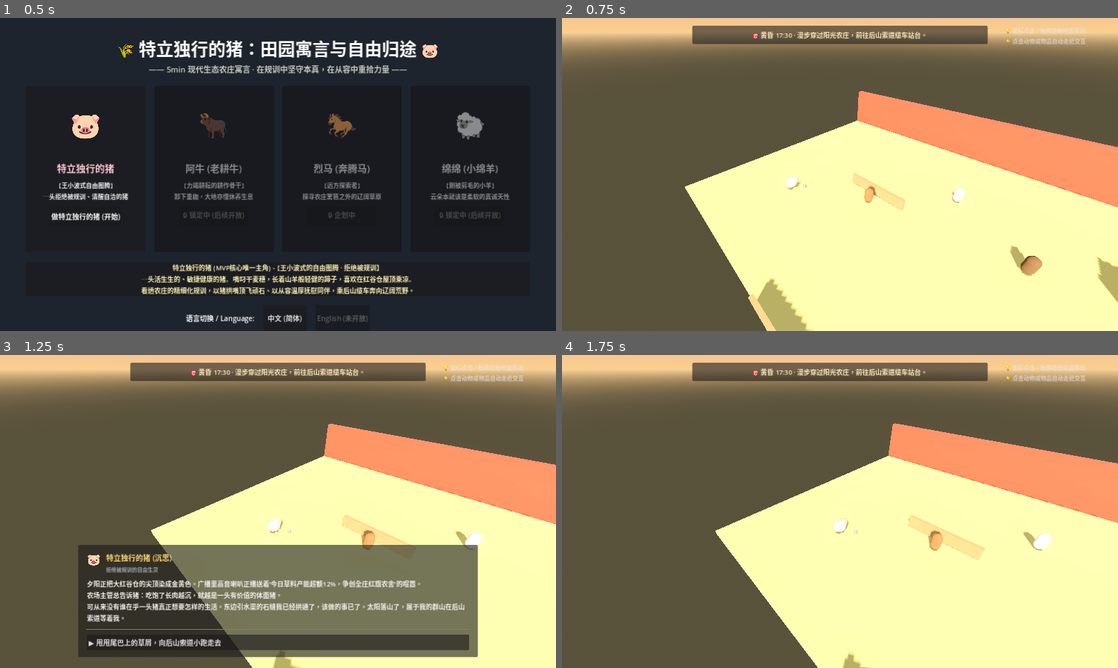
Above: before the commit, frames 1-4 (two rows, left to right).
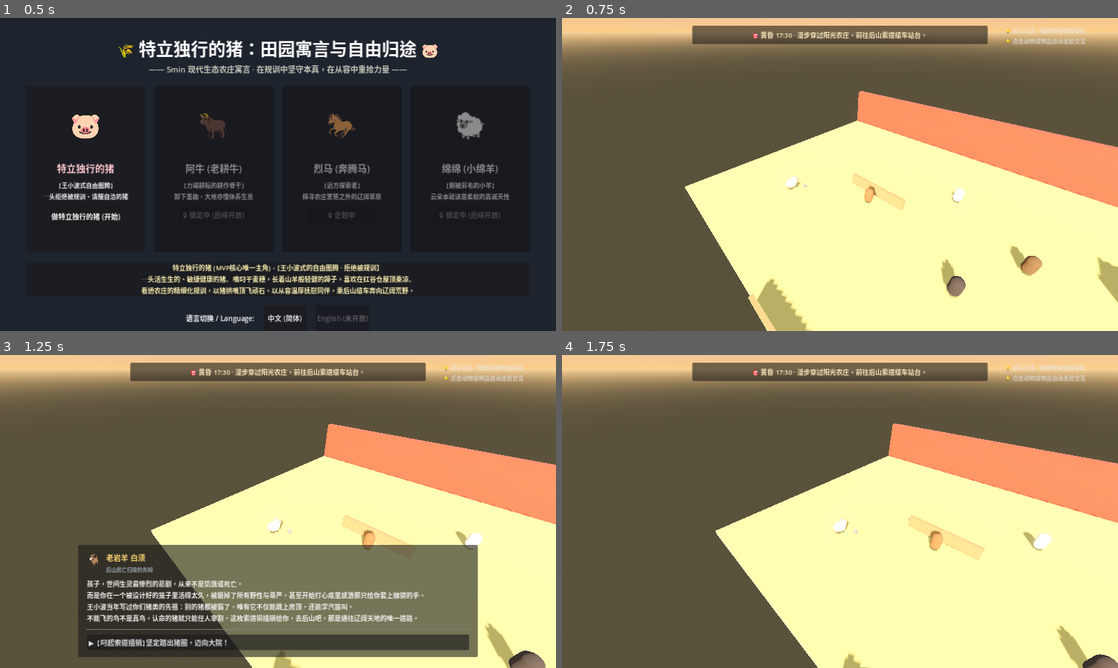
Above: after the commit, the same moments.

Repository: chenzhaoxuan0/piggame
Game: Godot game, scene res://scenes/ui/character_selection.tscn
The game is run twice, just before and just after one commit, with the same random seed, the same clock (stepped at 60 frames per second) and the same inputs.
Inputs:
- Up to frame 1 (0.5 s): no input
- Up to frame 2 (0.75 s): click "做特立独行的猪 (开始)" at 0.5 s
- Up to frame 3 (1.25 s): no input
- Up to frame 4 (1.75 s): click "▶ 甩甩尾巴上的草屑，向后山索道小跑走去" (after the commit: "▶ 【叼起索道插销】坚定踏出猪圈，迈向大院！") at 1.25 s

Frame 1 is identical in both runs. In frame 2, 0.3% of the frame differs, in the area x 68-73%, y 76-90%; in frame 3, 5.1%, in the area x 15-99%, y 63-100%; in frame 4, 0.5%.

Commit message:
feat: expand complete story with 12-stage Hero's Journey epic fable

Diff:
--- a/scenes/levels/office_level_1.tscn
+++ b/scenes/levels/office_level_1.tscn
@@ -82,6 +82,9 @@
 [sub_resource type="StandardMaterial3D" id="Mat_SheepNPC"]
 albedo_color = Color(0.95, 0.95, 0.96, 1)
 
+[sub_resource type="StandardMaterial3D" id="Mat_HorseNPC"]
+albedo_color = Color(0.2, 0.2, 0.22, 1)
+
 [sub_resource type="StandardMaterial3D" id="Mat_DogNPC"]
 albedo_color = Color(0.35, 0.28, 0.22, 1)
 
@@ -184,6 +187,16 @@
 mesh = SubResource("CapsuleMesh_npc")
 
 [node name="CollisionShape3D" type="CollisionShape3D" parent="FarmEnvironment/NPC_Mianmian"]
+shape = SubResource("CapsuleShape3D_npc")
+
+[node name="NPC_Zhuifeng" type="StaticBody3D" parent="FarmEnvironment" groups=["interactable", "npc", "npc_zhuifeng"]]
+transform = Transform3D(1, 0, 0, 0, 1, 0, 0, 0, 1, 5, 0.8, 5)
+
+[node name="MeshInstance3D" type="MeshInstance3D" parent="FarmEnvironment/NPC_Zhuifeng"]
+material_override = SubResource("Mat_HorseNPC")
+mesh = SubResource("CapsuleMesh_npc")
+
+[node name="CollisionShape3D" type="CollisionShape3D" parent="FarmEnvironment/NPC_Zhuifeng"]
 shape = SubResource("CapsuleShape3D_npc")
 
 [node name="NPC_Laozhang" type="StaticBody3D" parent="FarmEnvironment" groups=["interactable", "npc", "npc_laozhang"]]
--- a/scripts/core/dialogue_manager.gd
+++ b/scripts/core/dialogue_manager.gd
@@ -1,26 +1,26 @@
 extends Node
 
-# Dialogue Manager (现代农庄动物寓言 · 特立独行的猪)
-# 核心主旨：纯粹的猪本体，王小波式独立自洽，以大智慧化解同伴内耗，奔向自由原野
+# Dialogue Manager (英雄之旅史诗级现代农庄动物寓言系统)
+# 完整十二阶段叙事树：启程 ➔ 试炼 ➔ 顿悟 ➔ 归途
 
 signal dialogue_started(node_data: Dictionary)
 signal dialogue_advanced(step: int)
 signal dialogue_ended()
 
-# 寓言剧情树
+# 史诗寓言剧情树
 var dialogue_tree = {
-	# --- 序幕：红谷仓黄昏沉思 ---
-	"intro_reflection": {
-		"speaker": "特立独行的猪 (沉思)",
-		"avatar": "🐷",
-		"title": "拒绝被规训的自由生灵",
-		"content": "夕阳正把大红谷仓的尖顶染成金黄色。广播里高音喇叭正播送着‘今日草料产能超额12%，争创全庄红旗农舍’的喧嚣。\n农场主管总告诉猪：吃饱了长肉越沉，就越是一头有价值的体面猪。\n可从来没有谁在乎一头猪真正想要怎样的生活。东边引水渠的石缝我已经拱通了，该做的事已了。太阳落山了，属于我的群山在后山索道等着我。",
+	# --- 序幕：老岩羊导师的启迪 (阶段4：遇见导师) ---
+	"mentor_reflection": {
+		"speaker": "老岩羊 白须",
+		"avatar": "🐐",
+		"title": "后山逃亡归隐的先知",
+		"content": "孩子，世间生灵最惨烈的悲剧，从来不是饥饿或死亡。\n而是你在一个被设计好的笼子里活得太久，被磨掉了所有野性与尊严，甚至开始打心底里感激那只给你套上枷锁的手。\n王小波当年写过你们猪类的先祖：别的猪都被骟了，唯有它不仅能跳上房顶，还能学汽笛叫。\n不能飞的鸟不是真鸟，认命的猪就只能任人宰割。这枚索道铜插销给你，去后山吧，那是通往辽阔天地的唯一道路。",
 		"options": [
-			{"text": "甩甩尾巴上的草屑，向后山索道小跑走去", "next": ""}
+			{"text": "【叼起索道插销】坚定踏出猪圈，迈向大院！", "next": ""}
 		]
 	},
 
-	# --- 节点1：老黄牛 阿牛 (耕作深渊与自责) ---
+	# --- 试炼1：老耕牛 阿牛 (耕作深渊与自责) ---
 	"aniu_interaction": {
 		"speaker": "阿牛 (蹄子打滑的老黄牛)",
 		"avatar": "🐂",
@@ -28,11 +28,11 @@
 		"content": "（呼哧吐着白沫，两眼血红死磕硬泥）还差两分地……必须翻完！隔壁马圈今天跑了五趟长途，我翻不够三亩地，评优垫底被扣了精饲料，我怎么活啊……",
 		"options": [
 			{
-				"text": "【用猪鼻硬拱】“阿牛，你脚下的铁犁被顽石卡死两个时辰了。”",
+				"text": "【猪鼻猛力硬顶】“阿牛，你脚下的铁犁被顽石卡死两个时辰了！”",
 				"next": "aniu_solved"
 			},
 			{
-				"text": "【温厚按肩】“歇歇吧。连黑土地都懂得休养生息，你何必把自己熬成铁？”",
+				"text": "【温厚按肩劝慰】“连黑土地都懂得休养生息，你何必把自己熬成铁？”",
 				"next": "aniu_comfort"
 			}
 		]
@@ -41,7 +41,7 @@
 		"speaker": "阿牛 (呆立原地)",
 		"avatar": "🐂",
 		"title": "力竭耕耘的老耕牛",
-		"content": "……卡在犁齿里的石头被你一鼻子拱飞了？！难怪我拉得吐血都挪不动半步……阿猪，我居然一直没低头看过自己的脚下……",
+		"content": "……卡在犁齿里的巨石被你一鼻子顶飞了？！难怪我拉得吐血都挪不动半步……阿猪，我居然一直没低头看过自己的脚下……",
 		"options": [
 			{"text": "【从容哼鸣】“你不是在跟土地较劲，是在跟自己心里的恐惧死磕。”", "next": "aniu_finish"}
 		]
@@ -50,22 +50,22 @@
 		"speaker": "特立独行的猪",
 		"avatar": "🐷",
 		"title": "特立独行的猪",
-		"content": "阿牛，这副犁是庄园为了收成套在你脖子上的，但筋骨和性命是你自己的。\n草料吃多吃少饿不死健壮的牛，但把自己熬垮了，换来的只有更沉的枷锁。\n卸了吧，洗洗蹄子，今晚天边的晚霞红得像火，去小溪边喝两口泉水，看看天。",
+		"content": "阿牛，这副犁是庄园为了收成套在你脖子上的，但筋骨和性命是你自己的。\n草料吃多吃少饿不死健壮的牛，但把自己熬垮了，换来的只有更沉的枷锁。\n卸了吧，洗洗蹄子，去小溪边喝两口泉水，看看天！",
 		"options": [
-			{"text": "用下巴轻轻挑开阿牛脖子上的硬木套锁", "next": "aniu_finish"}
+			{"text": "用下巴挑开硬木套锁，解放老黄牛", "next": "aniu_finish"}
 		]
 	},
 	"aniu_finish": {
 		"speaker": "阿牛 (长舒白汽)",
 		"avatar": "🐂",
 		"title": "重获自洽的老耕牛",
-		"content": "（沉重的牛头缓缓垂在泥地里，眼神重现清亮）阿猪……你说得对，我害怕被淘汰，结果差点把自己活活累死在泥垄里。我现在就去溪边喝水！后山见！",
+		"content": "（牛头缓缓垂在泥地里，眼神重现清亮）阿猪……你说得对，我害怕被淘汰，结果差点把自己活活累死在泥垄里。有任何危险叫我，我的牛角为你开路！",
 		"options": [
-			{"text": "晃了晃嘴里的麦穗，向前方漫步前行", "next": ""}
+			{"text": "晃了晃麦穗，向羊圈漫步前行", "next": ""}
 		]
 	},
 
-	# --- 节点2：小绵羊 绵绵 (被评次品的少女) ---
+	# --- 试炼2：小绵羊 绵绵 (被评次品的少女) ---
 	"mianmian_interaction": {
 		"speaker": "绵绵 (躲在草垛后的小绵羊)",
 		"avatar": "🐑",
@@ -82,61 +82,99 @@
 		"speaker": "特立独行的猪",
 		"avatar": "🐷",
 		"title": "特立独行的猪",
-		"content": "小绵羊，你知道为什么他们嫌你的毛太细软吗？\n因为流水线只要千篇一律的粗毛毡，他们不懂得，天上的云朵本来就是柔软的。\n你的毛柔软，是因为你天性细腻温存，对每一缕拂过原野的春风都怀着善意。那绝不是缺陷，那是造物主留给你的最特立独行的印记。\n别拿纺织厂的标尺来称量自己的灵魂。快把胡萝卜吃了，天凉了早点缩进草垛，你的春天比这间棚舍辽阔得多。",
+		"content": "小绵羊，你知道为什么他们嫌你的毛太细软吗？\n因为流水线只要千篇一律的粗毛毡，他们不懂得，天上的云朵本来就是柔软的。\n你的毛柔软，是因为你天性细腻温存，对每一缕拂过原野的春风都怀着善意。那绝不是缺陷，那是造物主留给你最特立独行的印记！\n别拿纺织厂的标尺来称量自己的灵魂。快把胡萝卜吃了，你的春天比这间棚舍辽阔得多。",
 		"options": [
-			{"text": "大耳朵在晚风中轻轻扑棱，给小羊坚定的肯定", "next": "mianmian_finish"}
+			{"text": "大耳朵轻轻扑棱，给小羊坚定的肯定", "next": "mianmian_finish"}
 		]
 	},
 	"mianmian_finish": {
 		"speaker": "绵绵 (破涕为笑)",
 		"avatar": "🐑",
 		"title": "重拾自信的年轻人",
-		"content": "阿猪哥……咬了一口胡萝卜，真的好甜！原来柔软不是缺陷啊……谢谢你，我再也不躲在草垛后偷偷抹眼泪了！",
+		"content": "阿猪哥……咬了一口胡萝卜，真的好甜！原来柔软不是缺陷啊……谢谢你，若巡逻犬来抓你，我们整群羊用身躯替你阻挡！",
 		"options": [
-			{"text": "用鼻子蹭了蹭草垛，走向大院主道", "next": ""}
+			{"text": "用鼻子蹭蹭草垛，走向跑道方向", "next": ""}
 		]
 	},
 
-	# --- 节点3：管家犬 老张 (虚浮荣誉与编制绑架) ---
-	"laozhang_interaction": {
-		"speaker": "管家犬 老张 (晃动铜铃)",
-		"avatar": "🐕",
-		"title": "农庄大统领 / 督导主管",
-		"content": "阿猪！站住！这太阳还没全落山呢，你往后山晃悠什么？\n庄园主特批了：只要你肯签协议，留在前庭做‘五星级生态种猪展示标兵’，每天供应精磨高蛋白豆饼，下个月还颁发纯金铃铛项圈！这可是全庄几百头牲口打断腿都求不来的编制和体面啊！",
+	# --- 试炼3：烈马 追风 (赛道原地打转) ---
+	"zhuifeng_interaction": {
+		"speaker": "追风 (大汗淋漓的纯血烈马)",
+		"avatar": "🐎",
+		"title": "封闭赛道上的领跑明星",
+		"content": "（眼罩遮目，疯狂在圆形泥道狂奔）让开！别挡我的赛道！我的配速曲线是全庄第一，只要跑完这一万圈，庄园主就会给我颁发特级马厩铭牌！",
 		"options": [
 			{
-				"text": "【从容昂首·以事实对齐边界】平静阐明交付与追求",
-				"next": "laozhang_response"
+				"text": "【坚硬獠牙咬断眼罩皮扣】“追风，睁开眼睛看看四周！”",
+				"next": "zhuifeng_awaken"
 			}
 		]
 	},
-	"laozhang_response": {
-		"speaker": "特立独行的猪",
-		"avatar": "🐷",
-		"title": "特立独行的猪",
-		"content": "张管家，东边那三条引水渠的石缝，我今天晌午就已经全拱通了，开春浇地绝不会误工，我没占农庄半分便宜，也没欠庄园一口粮食。\n至于纯金铃铛和模范槽位……那些镶金的项圈，还是留给愿意在木槽前摇尾巴排队的人吧。\n槽里的豆饼再香，也是在栅栏里数着日子等上案板；野林子里的酸果子虽然有些涩嘴，但每一口嚼碎的都是山风的自由。\n你的铜铃摇得很响，但外面的山风更大。张管家，看门辛苦，天黑了，早些歇着吧。",
+	"zhuifeng_awaken": {
+		"speaker": "追风 (猛然勒马，震惊四顾)",
+		"avatar": "🐎",
+		"title": "看清真相的奔腾者",
+		"content": "这……这只是一个直径不到五十米的铁丝网泥圈？！天哪，我拼了命跑了三年、磨烂了十二副铁蹄，我居然一直在原地打转？！",
 		"options": [
-			{"text": "嘴里麦穗微晃，从容昂首哼哧一声", "next": "laozhang_finish"}
+			{
+				"text": "【从容长嘶】“速度再快，方向错了也是徒劳。去后山吧，那里的风才配得上你的长鬃！”",
+				"next": "zhuifeng_finish"
+			}
 		]
 	},
-	"laozhang_finish": {
-		"speaker": "老张 (铜铃停摆)",
-		"avatar": "🐕",
-		"title": "农庄大统领 / 督导主管",
-		"content": "（铜铃悬在半空，愣了许久，苦笑叹气）……你这头猪啊，打生下来谁也管不住你。引水渠图纸我收到了，说得对，笼子再大也是笼子。山路险，自己多保重。",
+	"zhuifeng_finish": {
+		"speaker": "追风 (仰天长鸣)",
+		"avatar": "🐎",
+		"title": "觉醒的千里马",
+		"content": "原地打转的荣耀，一文不值！阿猪，今天谁敢拦你，我的铁蹄就踏碎他们的铁笼！",
 		"options": [
-			{"text": "迈向后山索道缆车站台", "next": ""}
+			{"text": "点头致意，迈向中央钟楼核心", "next": ""}
 		]
 	},
 
-	# --- 节点4：后山索道木缆车 (终章演出) ---
-	"cablecar_final": {
-		"speaker": "特立独行的猪 (迎风伫立于吊厢前)",
+	# --- 考验与决战：钟楼顶层生死考验 (阶段8 & 9) ---
+	"ordeal_encounter": {
+		"speaker": "管家犬 老张 (手握电网手柄)",
+		"avatar": "🐕",
+		"title": "农庄大统领 / 督导主管",
+		"content": "阿猪！你被捕兽钢网困住了！看看你的四周！\n庄园主慈悲，给你最后一次机会：穿上这件‘五星示范’红马甲，戴上这枚纯金打造的模范种猪项圈，以后全庄豆饼任你享用！\n否则，天一亮，后厨的剔骨屠刀就在冷库等着你！是当尊贵的金铃猪，还是当案板上的肉，你自己选！",
+		"options": [
+			{
+				"text": "【昂首冷笑，坚决拒绝】“虚荣的项圈，留给在槽前摇尾巴的人吧！”",
+				"next": "ordeal_break_switch"
+			}
+		]
+	},
+	"ordeal_break_switch": {
+		"speaker": "特立独行的猪 (猛力一击)",
 		"avatar": "🐷",
-		"title": "自由的生灵",
-		"content": "咔嗒！坚韧的猪鼻用力一顶，木质缆车的启动插销被推开，吊厢在夕阳余晖中徐徐滑出站台。\n迎着山风极目远眺，漫山遍野的金黄麦浪在晚风中翻滚如海。阿牛在溪边悠闲甩尾，绵绵在草垛顶欢快跳跃挥舞，老张也关掉了刺眼的巡查大灯。\n世间只有一种真正的特立独行，那就是认清生活的规训后，依然选择从容而体面地活出自己。\n不随波逐流，亦不愤世嫉俗；守住内心的火，走属于自己的路。",
+		"title": "真理的觉醒者",
+		"content": "（借力一跃，用坚硬如铁的猪头狠狠撞向高压总电闸！）\n轰——！漫天电火花闪耀！全庄刺眼的探照灯、扩音喇叭、电网全线短路熄灭！\n狂风吹散阴霾，浩瀚壮阔的银河与璀璨繁星在黑暗中毫无保留地洒满大地！所有动物在黑暗中仰望星空，看到了真实的彼此！",
 		"options": [
-			{"text": "【乘缆车下行】滑向广阔群山与自由原野！", "next": "game_win"}
+			{"text": "趁乱钻出铁网，奔向后山索道崖口！", "next": "cablecar_climax"}
+		]
+	},
+
+	# --- 终章与复活：索道崖口度化老张 (阶段11 & 12) ---
+	"cablecar_climax": {
+		"speaker": "管家犬 老张 (绝望瘫坐)",
+		"avatar": "🐕",
+		"title": "失落的守门人",
+		"content": "（追到崖口，浑身发抖）阿猪……电闸断了，指标没了，没有庄园主的统筹，明天我们怎么活啊……",
+		"options": [
+			{
+				"text": "【递上自流引水图】“这片土地不需要锁链，黑土地自会生出春草。”",
+				"next": "cablecar_redemption"
+			}
+		]
+	},
+	"cablecar_redemption": {
+		"speaker": "特立独行的猪",
+		"avatar": "🐷",
+		"title": "生命的渡人者",
+		"content": "老张，引水渠我全拱通了，足够全庄喝上甘甜的泉水。你们害怕的不是失去农庄，而是害怕自己不被需要。\n天生万物，从来没有哪条规矩写着牛必须累死、羊必须自卑、狗必须咬人。\n铜铃摇得很响，但山风更大。别再替笼子守门了，你也该卸下铃铛，去草地上打个滚了！",
+		"options": [
+			{"text": "【老张泪流满面，亲手解下铜铃】跳上索道木吊厢，推下启动木销！", "next": "game_win"}
 		]
 	}
 }
--- a/scripts/levels/office_level_1.gd
+++ b/scripts/levels/office_level_1.gd
@@ -1,10 +1,10 @@
 extends Node3D
 
-# 第一关控制器：新星模范生态农庄 (Level 1: The Modern Farm Allegory)
-# 玩法特征：
-# 1. 类似《极乐迪斯科》与《红猪》的寓言深度对话与从容处事智慧
-# 2. 2.5D 点击移动 (Point & Click / Tap to Move)
-# 3. 类似《Untitled Goose Game》的田园环境物理碰撞互动 (碰翻牛奶桶、推歪木栅栏)
+# 关卡控制器：新星模范生态农庄 · 英雄之旅史诗全本
+# 核心机制：
+# 1. 探索大院，分别点化并唤醒三位盟友：阿牛 (牛)、绵绵 (羊)、追风 (马)
+# 2. 前往中央钟楼直面老张 (犬)，撞断总电闸引出漫天繁星
+# 3. 奔赴后山索道崖口，交付引水图度化老张，踏上辽阔自由原野
 
 @onready var player: PigController = $Pig
 @onready var camera = $IsometricCamera
@@ -22,23 +22,24 @@
 @onready var cablecar_cabin = $FarmEnvironment/CableCarArea/CableCarCabin
 @onready var click_indicator = $Pig/ClickIndicator
 
-# 关卡进程状态
+# 英雄之旅盟友与进程状态
+var met_mentor: bool = false
 var met_aniu: bool = false
 var met_mianmian: bool = false
-var met_laozhang: bool = false
+var met_zhuifeng: bool = false
+var power_cut: bool = false
 var is_game_finished: bool = false
 
 func _ready() -> void:
-	print("[Level1] 5分钟农庄寓言治愈体验：《特立独行的猪》启动！")
+	print("[Level1] 英雄之旅史诗级现代农庄寓言启动！")
 
-	# 连接玩家点击移动信号
 	if player:
 		player.moved_to_target.connect(_on_player_moved_to_target)
 		player.reached_interactable.connect(_on_player_reached_interactable)
 
-	# 开局延迟片刻弹出老朱黄昏沉思
+	# 开局弹出阶段4：遇见导师（老岩羊白须的赠言）
 	get_tree().create_timer(0.4).timeout.connect(func():
-		open_dialogue("intro_reflection")
+		open_dialogue("mentor_reflection")
 	)
 
 func _on_player_moved_to_target(pos: Vector3) -> void:
@@ -52,43 +53,49 @@
 		tween.tween_callback(func(): click_indicator.visible = false)
 
 func _on_player_reached_interactable(target: Node3D) -> void:
-	print("[Level1] 到达田园交互目标: ", target.name)
+	print("[Level1] 到达史诗交互目标: ", target.name)
 
 	if target.is_in_group("npc_aniu"):
 		open_dialogue("aniu_interaction")
 		met_aniu = true
-		check_progress()
+		check_hero_progress()
 	elif target.is_in_group("npc_mianmian"):
 		open_dialogue("mianmian_interaction")
 		met_mianmian = true
-		check_progress()
+		check_hero_progress()
+	elif target.is_in_group("npc_zhuifeng"):
+		open_dialogue("zhuifeng_interaction")
+		met_zhuifeng = true
+		check_hero_progress()
 	elif target.is_in_group("npc_laozhang"):
-		open_dialogue("laozhang_interaction")
-		met_laozhang = true
-		check_progress()
+		# 触发钟楼生死对决
+		open_dialogue("ordeal_encounter")
+		power_cut = true
+		check_hero_progress()
 	elif target.is_in_group("cablecar_button"):
 		handle_cablecar_interact()
 	elif target.is_in_group("milk_jug"):
 		if target is RigidBody3D:
 			target.apply_impulse(Vector3(0.8, 1.4, 0.6) * 2.2)
-			print("[Level1] 碰翻了木制牛奶桶，纯白牛奶浸润了青草地")
 
-func check_progress() -> void:
-	if met_aniu and met_mianmian and met_laozhang:
-		objective_label.text = "🎯 农庄同伴的心结已解开。向夕阳下的后山索道漫步，乘缆车归家。"
+func check_hero_progress() -> void:
+	if met_aniu and met_mianmian and met_zhuifeng and not power_cut:
+		objective_label.text = "🎯 三位同伴已觉醒！前往中央钟楼直面老张，打破规训总闸！"
+	elif power_cut:
+		objective_label.text = "🌟 总电闸已断，银河星空现世！趁乱奔赴后山索道崖口，迈向自由！"
 	else:
-		objective_label.text = "🎯 漫步于黄昏的阳光农庄，与焦虑的同伴聊两句，前往后山索道。"
+		objective_label.text = "🎯 穿行于阳光大院，寻访牛、羊、马三位同伴，解开被规训的心灵枷锁。"
 
 func handle_cablecar_interact() -> void:
 	if is_game_finished:
 		return
 	is_game_finished = true
-	open_dialogue("cablecar_final")
+	open_dialogue("cablecar_climax")
 
-	# 缆车吊厢平滑滑出站台，下行进入群山远景
+	# 缆车在晨光与繁星下徐徐滑向原野
 	if cablecar_cabin:
 		var tween = create_tween()
-		tween.tween_property(cablecar_cabin, "position", cablecar_cabin.position + Vector3(12.0, -4.0, 8.0), 3.0)
+		tween.tween_property(cablecar_cabin, "position", cablecar_cabin.position + Vector3(14.0, -5.0, 10.0), 3.5)
 
 func open_dialogue(node_key: String) -> void:
 	var node_data = DialogueManager.get_dialogue_node(node_key)
@@ -103,11 +110,9 @@
 		title_label.text = node_data.get("title", "")
 		content_label.text = node_data.get("content", "")
 
-		# 清理旧选项
 		for child in options_container.get_children():
 			child.queue_free()
 
-		# 生成选项按钮 (极乐迪斯科风格选择枝)
 		var options = node_data.get("options", [])
 		for opt in options:
 			var btn = Button.new()
Not shown, changed: docs/GDD_GAME_DESIGN.md
Not shown, changed: docs/PIG_STORY_LINE_FULL.md
